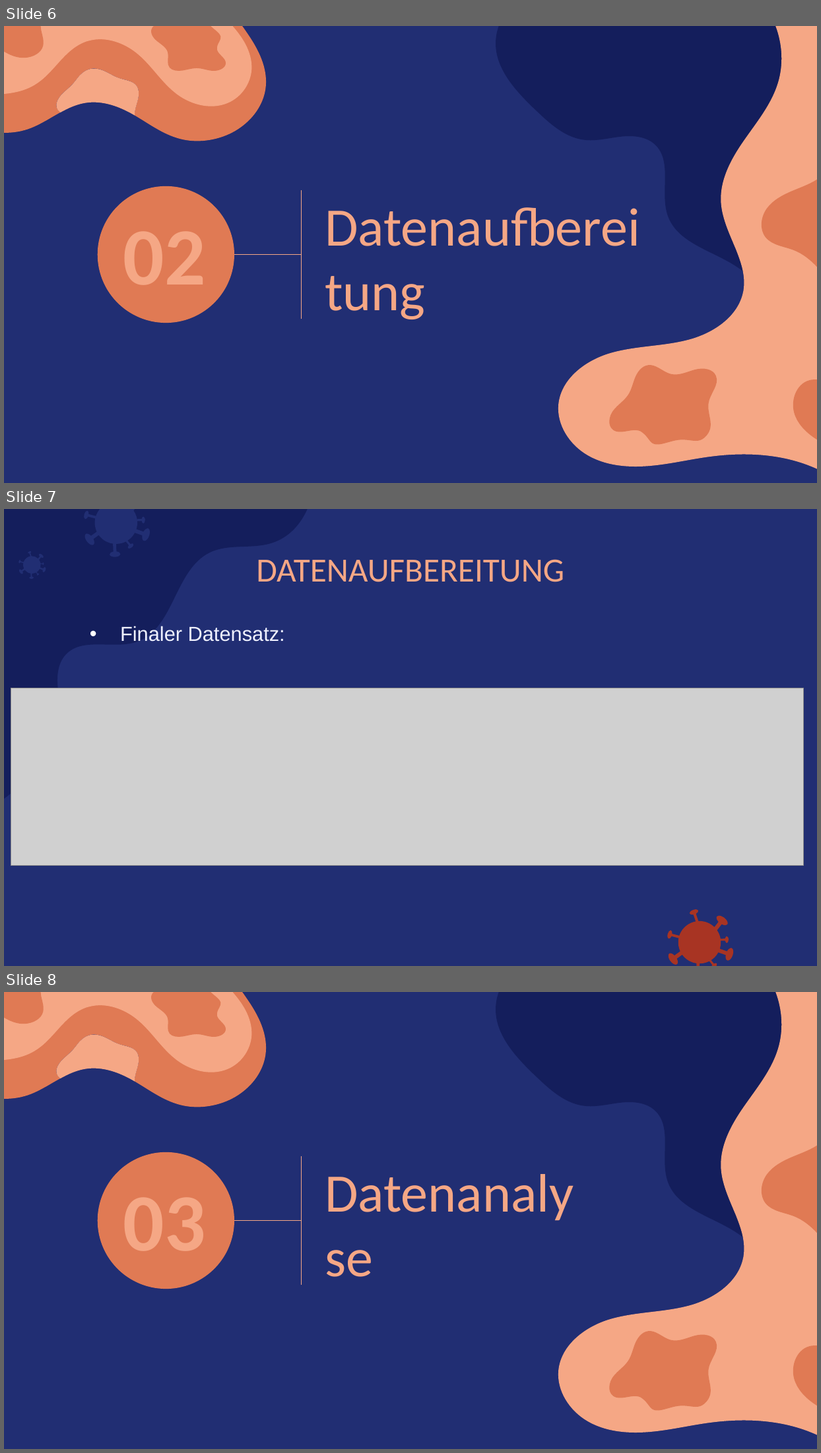
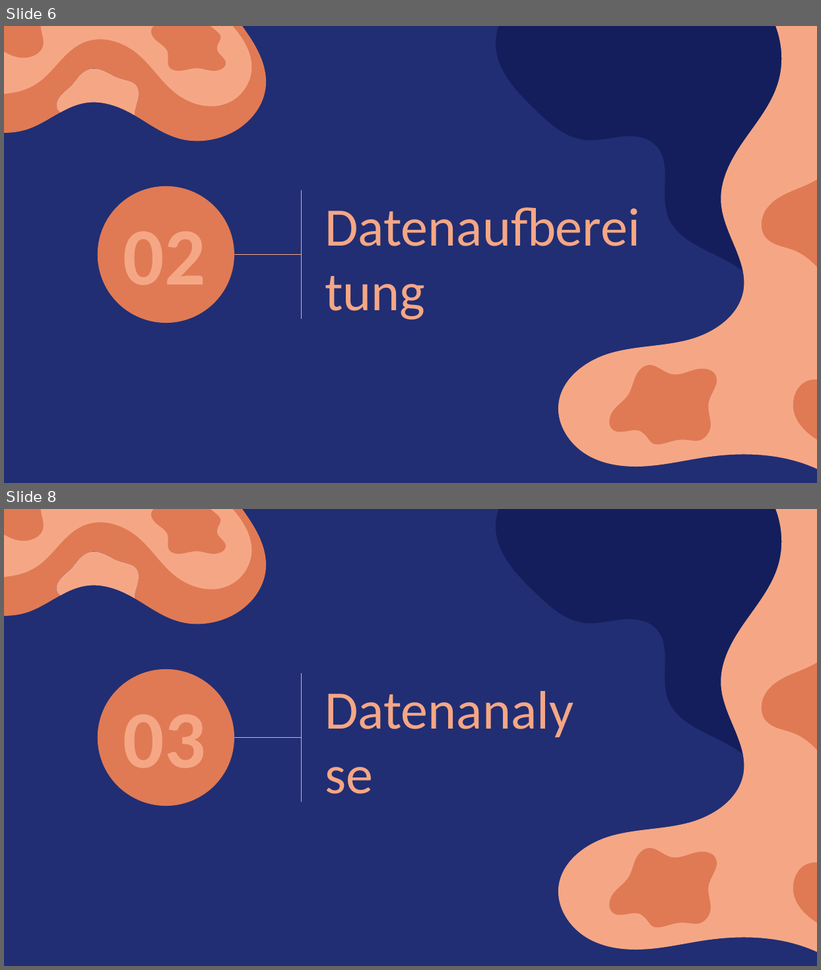
Before and after one commit to amarquard089/Covid19-Hospitalisierungsrate, a slide deck: Praesentation/COVID-19 Hospitalisierungsrate .ppt.pptx. Shown one above the other, each under a label of ours: slides 6, 7 and 8 before the commit, slides 6 and 8 after it; the slides between them are not shown. The pictures are 821x1453 and 821x970 pixels, drawn with LibreOffice and Linux fonts; fonts in the diff are those of the drawing; grey boxes stand for pictures. Boxes give left, top, right and bottom in pixels: in the first picture for what was removed or moved away, otherwise in the second. Text is boxed around its words. In the diff, an @@ line names an element or a change of style, - is before the commit and + after.

Commit message:
update datensatz

```diff
--- a/Praesentation/COVID-19 Hospitalisierungsrate .ppt.pptx
+++ b/Praesentation/COVID-19 Hospitalisierungsrate .ppt.pptx
@@ slide 7 removed at [4,509,817,966], background #212E73 @@
@@ freeform shape removed at [4,509,316,814] @@
@@ freeform shape removed at [84,509,150,557] @@
@@ freeform shape removed at [19,551,46,579] @@
@@ title removed at [256,559,564,582] @@
-DATENAUFBEREITUNG
@@ text removed at [120,626,285,642] @@
-• Finaler Datensatz:
@@ picture removed at [11,688,804,866] @@
@@ freeform shape removed at [667,910,733,966] @@
```
Also in this commit, not shown: 1 slide added, 1 other file.
